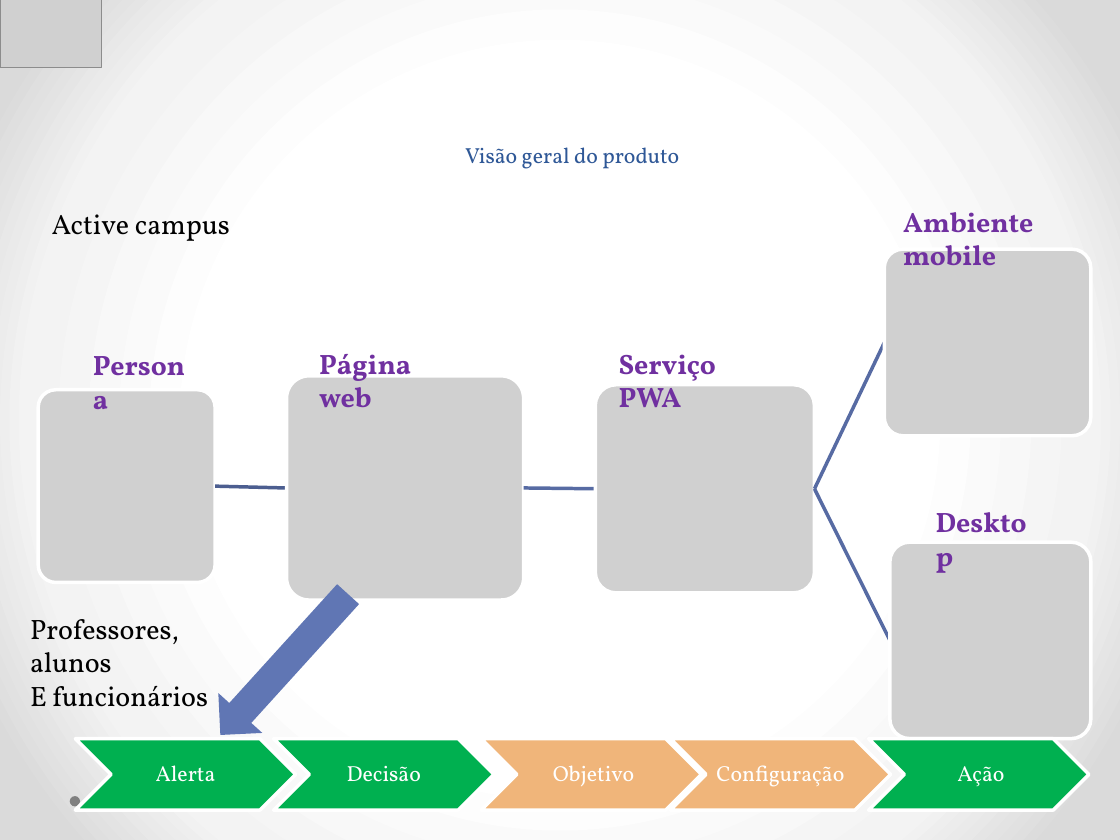
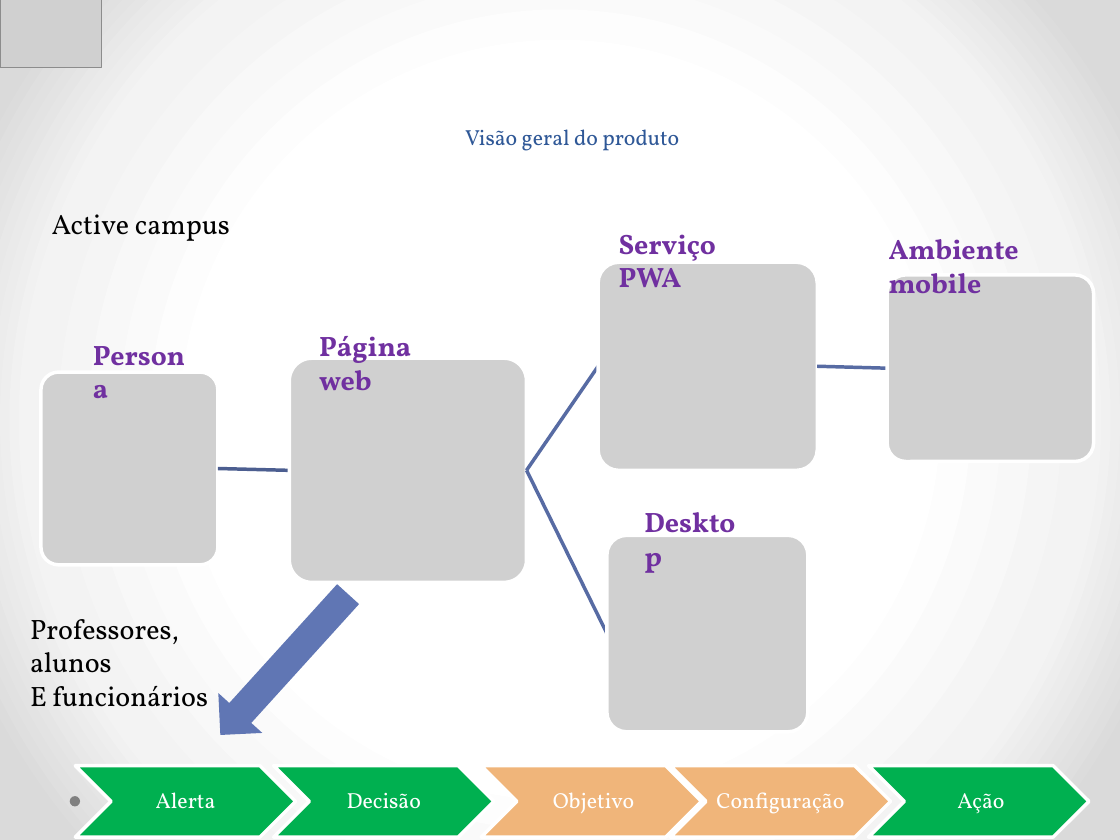
Before and after one commit to Neimarmg/TCC, a slide deck: slide 6 of Ppt-Final.pptx. Drawn at 1120x840 pixels with LibreOffice and Linux fonts; fonts in the diff are those of the drawing; grey boxes stand for pictures. Boxes give left, top, right and bottom in pixels: in the first picture for what was removed or moved away, otherwise in the second. Text is boxed around its words. In the diff, an @@ line names an element or a change of style, - is before the commit and + after.

Commit message:
ppt

```diff
--- a/Ppt-Final.pptx
+++ b/Ppt-Final.pptx
@@ title "Visão geral do produto": place and size @@
-title "Visão geral do produto" at <box>465,147,679,169</box>
+title "Visão geral do produto" at <box>465,129,679,151</box>
@@ text "Serviço PWA": place and size @@
-text "Serviço PWA" at <box>619,354,716,407</box>
+text "Serviço PWA" at <box>619,234,716,287</box>
@@ text "Ambiente mobile": place and size @@
-text "Ambiente mobile" at <box>903,212,1033,265</box>
+text "Ambiente mobile" at <box>889,239,1019,293</box>
@@ picture added at <box>598,262,818,470</box> @@
@@ picture: place and size @@
-picture at <box>596,385,815,594</box>
+picture at <box>887,274,1093,461</box>
@@ text "Página web": place and size @@
-text "Página web" at <box>319,354,411,407</box>
+text "Página web" at <box>319,336,411,390</box>
@@ text "Persona": place and size @@
-text "Persona" at <box>82,343,198,388</box>
+text "Persona" at <box>82,332,198,376</box>
@@ picture: place and size @@
-picture at <box>287,376,524,600</box>
+picture at <box>289,358,526,582</box>
@@ picture: place and size @@
-picture at <box>38,390,215,582</box>
+picture at <box>41,372,218,564</box>
@@ freeform shape at <box>526,365,600,471</box>: rotation 0 to 304 degrees; outline redrawn @@
@@ freeform shape at <box>818,365,887,371</box>: rotation 295 to 1 degrees; outline redrawn @@
@@ freeform shape: place and size @@
-freeform shape at <box>215,485,287,490</box>
+freeform shape at <box>218,467,290,472</box>
@@ freeform shape: place and size @@
-freeform shape at <box>813,489,891,641</box>
+freeform shape at <box>525,469,608,634</box>
@@ text "Desktop": place and size @@
-text "Desktop" at <box>924,500,1043,544</box>
+text "Desktop" at <box>633,500,752,544</box>
@@ picture: place and size @@
-picture at <box>885,250,1091,437</box>
+picture at <box>607,535,808,731</box>
@@ picture removed at <box>890,542,1091,738</box> @@
@@ 5 texts, 5 chevrons: place and size @@
-5 texts, 5 chevrons at <box>75,739,1090,811</box>
+5 texts, 5 chevrons at <box>75,766,1090,838</box>
```
Also in this commit, not shown: 2 other slides changed.
